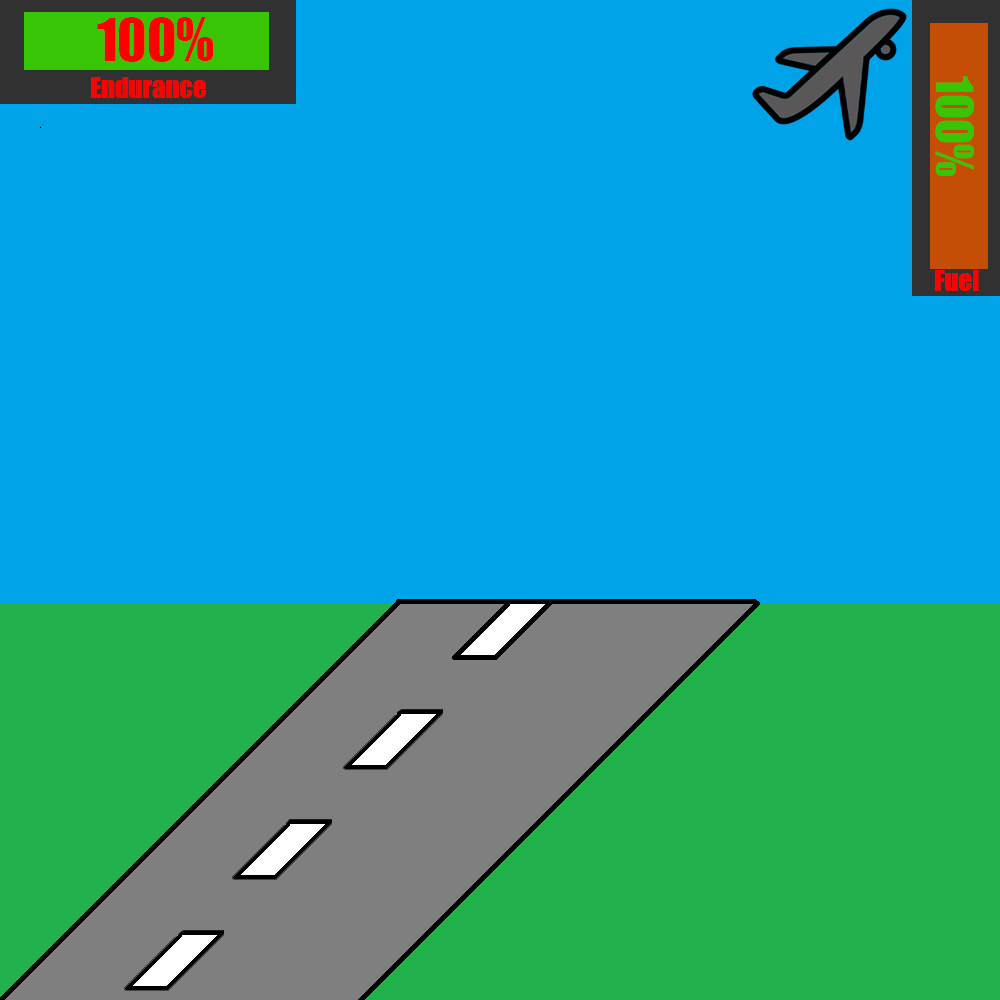
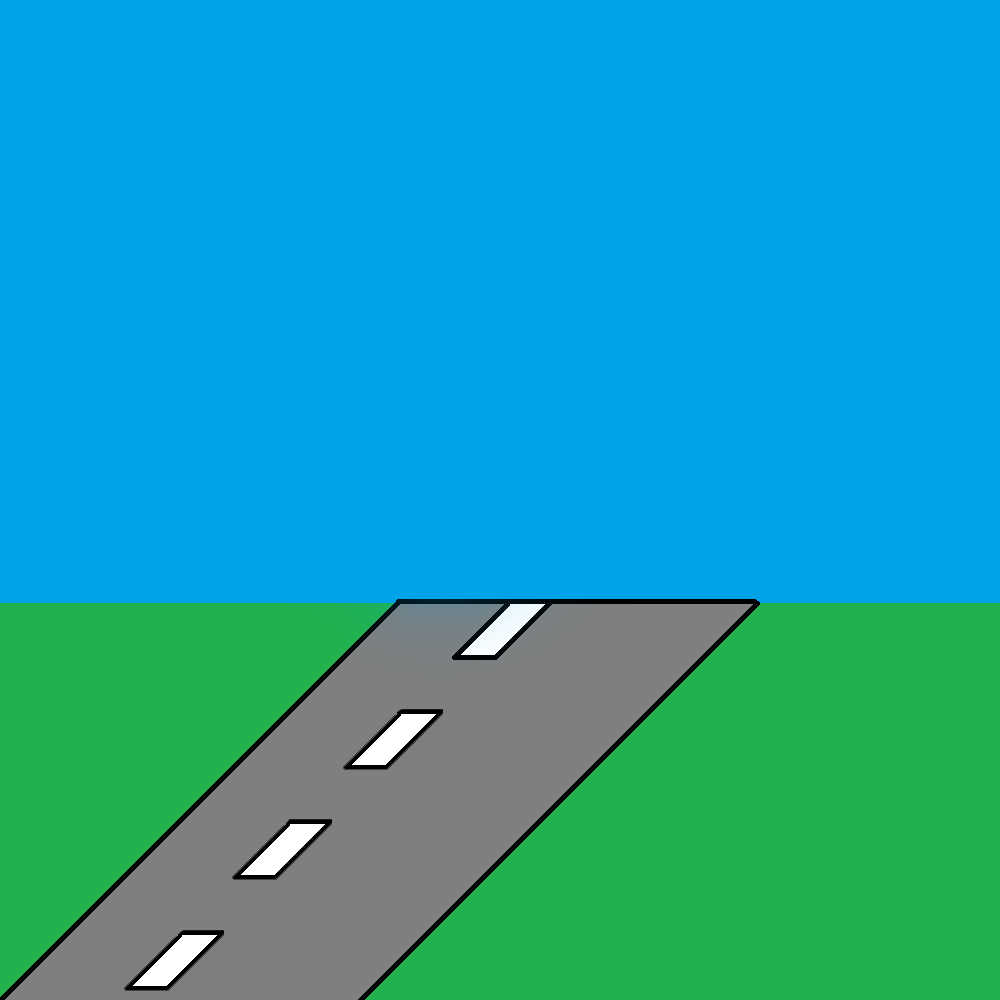
The second 1000x1000 image is a revision of the first. Changes to its layers:
hid group "Группа 2" (2 layers) over [97, 16, 214, 62]
hid group "Группа 1" (2 layers) over [935, 76, 980, 176]
painted on "Procent" over [935, 94, 974, 176]
added group "takes off" with 4 layers above "Landing plane" over [0, 8, 907, 666]
hid "Plane takes off little", moved it into group "takes off" over [752, 8, 907, 141]
hid group "Landing plane" (3 layers) over [284, 0, 915, 666]
hid "fucking bars", painted on it over [24, 12, 988, 269]
painted on "strips" over [0, 0, 1000, 666]
